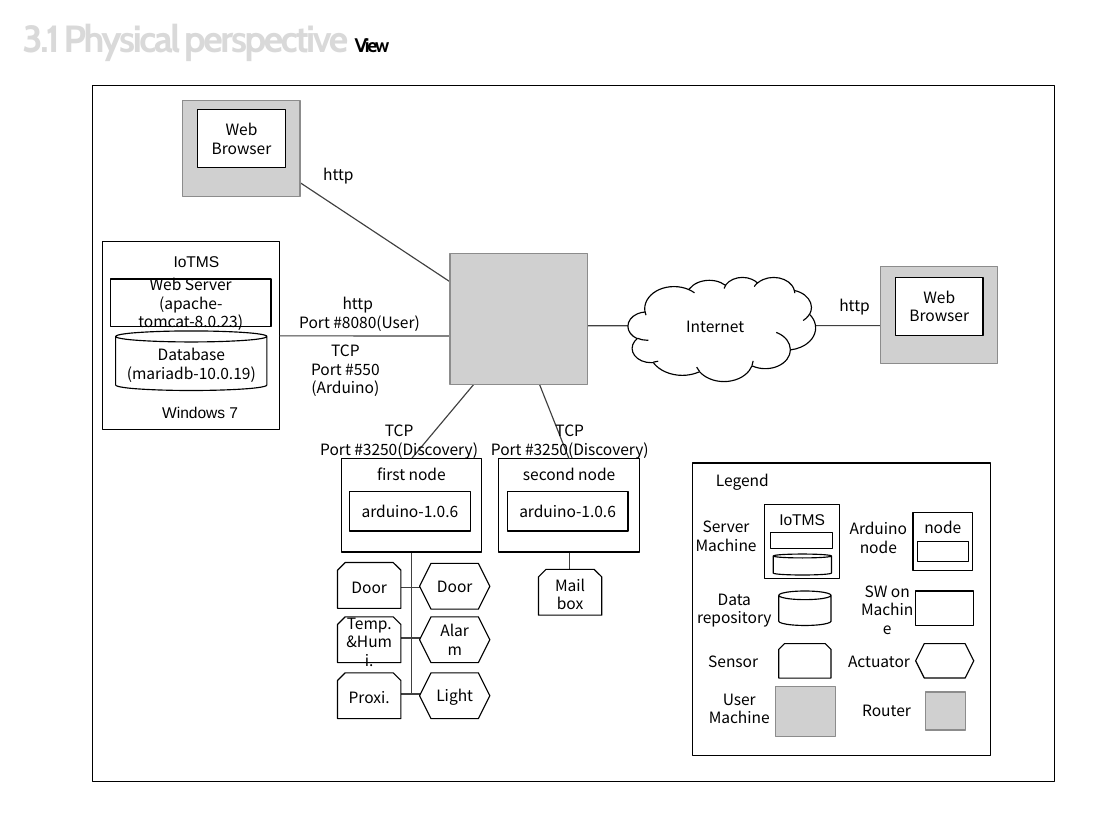
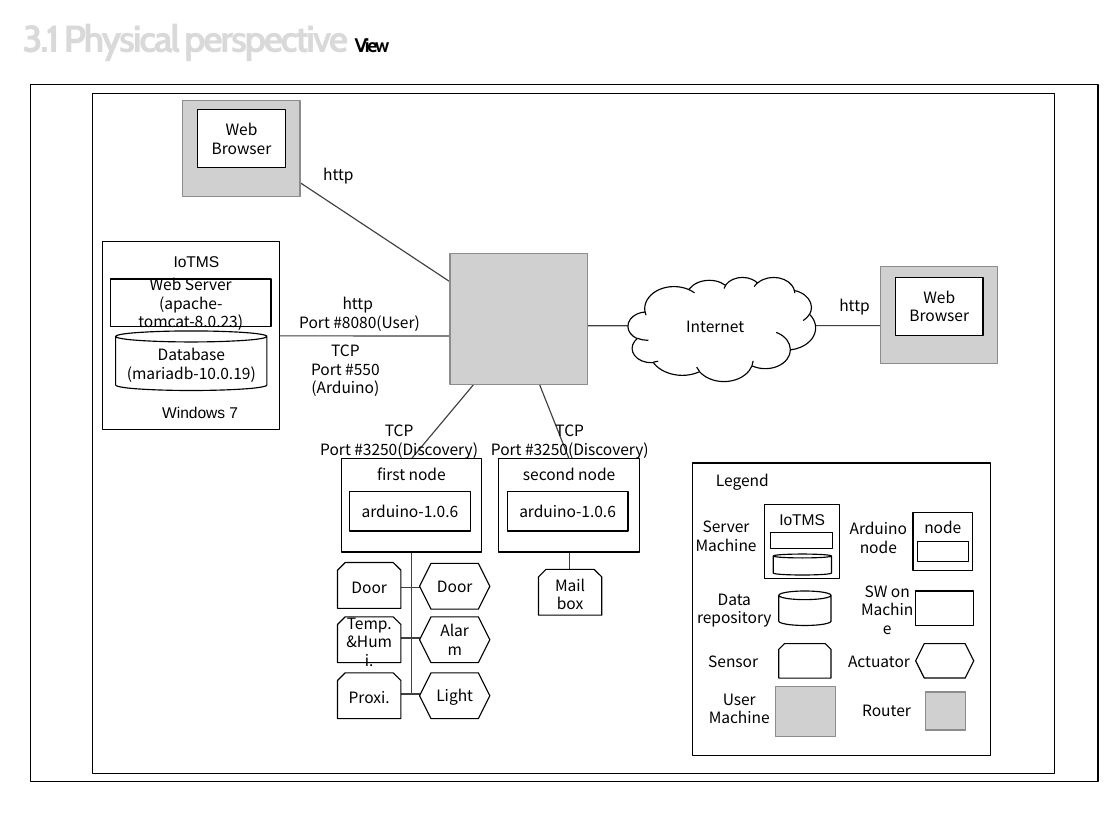
Before and after one commit to youkkwon/smarthome, a slide deck: slide 11 of doc/Docs/IoT System Final Presentation_0624.pptx. Drawn at 1120x840 pixels with LibreOffice and Linux fonts; fonts in the diff are those of the drawing; grey boxes stand for pictures; background and template pictures are left out. Boxes give left, top, right and bottom in pixels: in the first picture for what was removed or moved away, otherwise in the second. Text is boxed around its words. In the diff, an @@ line names an element or a change of style, - is before the commit and + after.

```diff
--- a/doc/Docs/IoT System Final Presentation_0624.pptx
+++ b/doc/Docs/IoT System Final Presentation_0624.pptx
@@ rectangle added at <box>31,85,1099,782</box>, fill #FFFFFF, outline #000000 0.75 pt @@
@@ rectangle: place and size @@
-rectangle at <box>93,85,1054,782</box>
+rectangle at <box>93,94,1054,773</box>
```
Also in this commit, not shown: 27 other slides changed.
